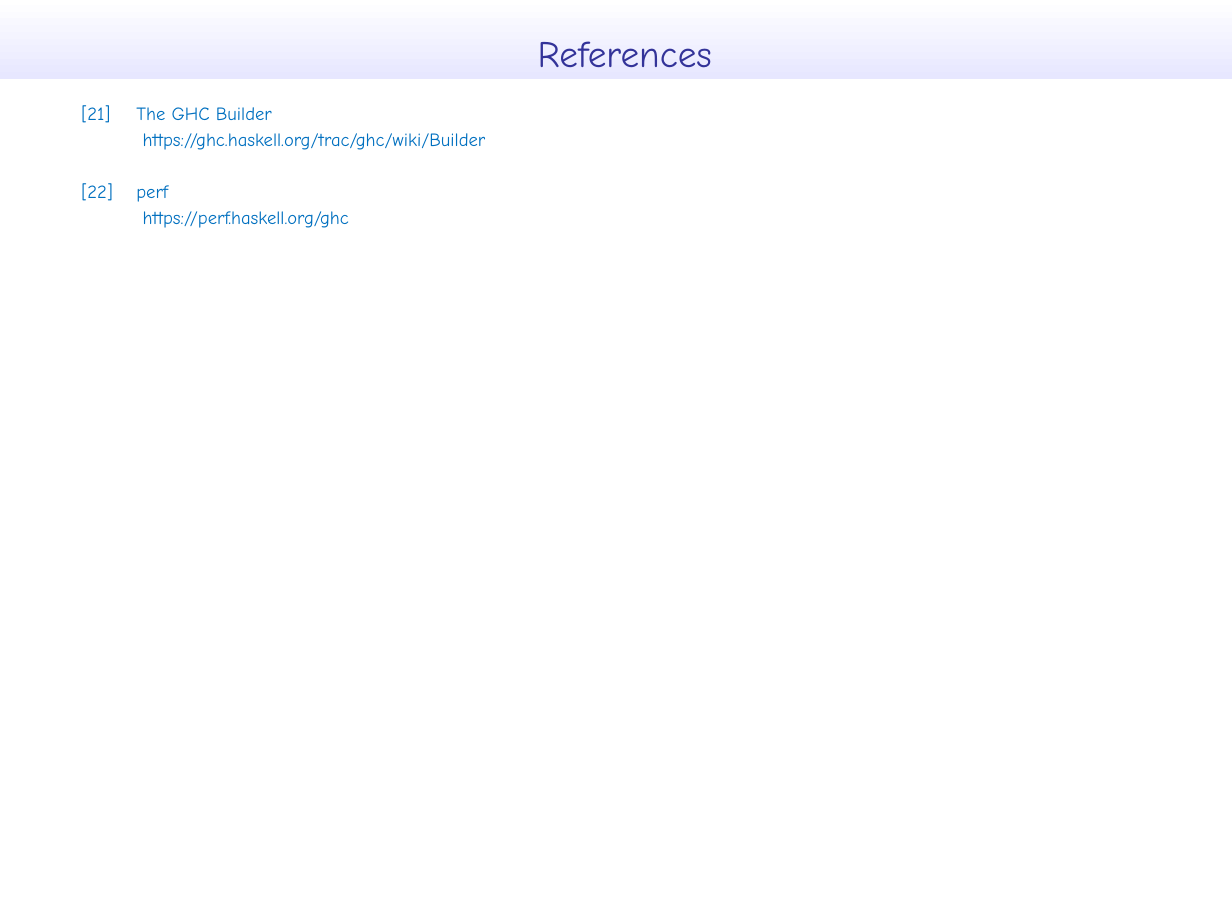
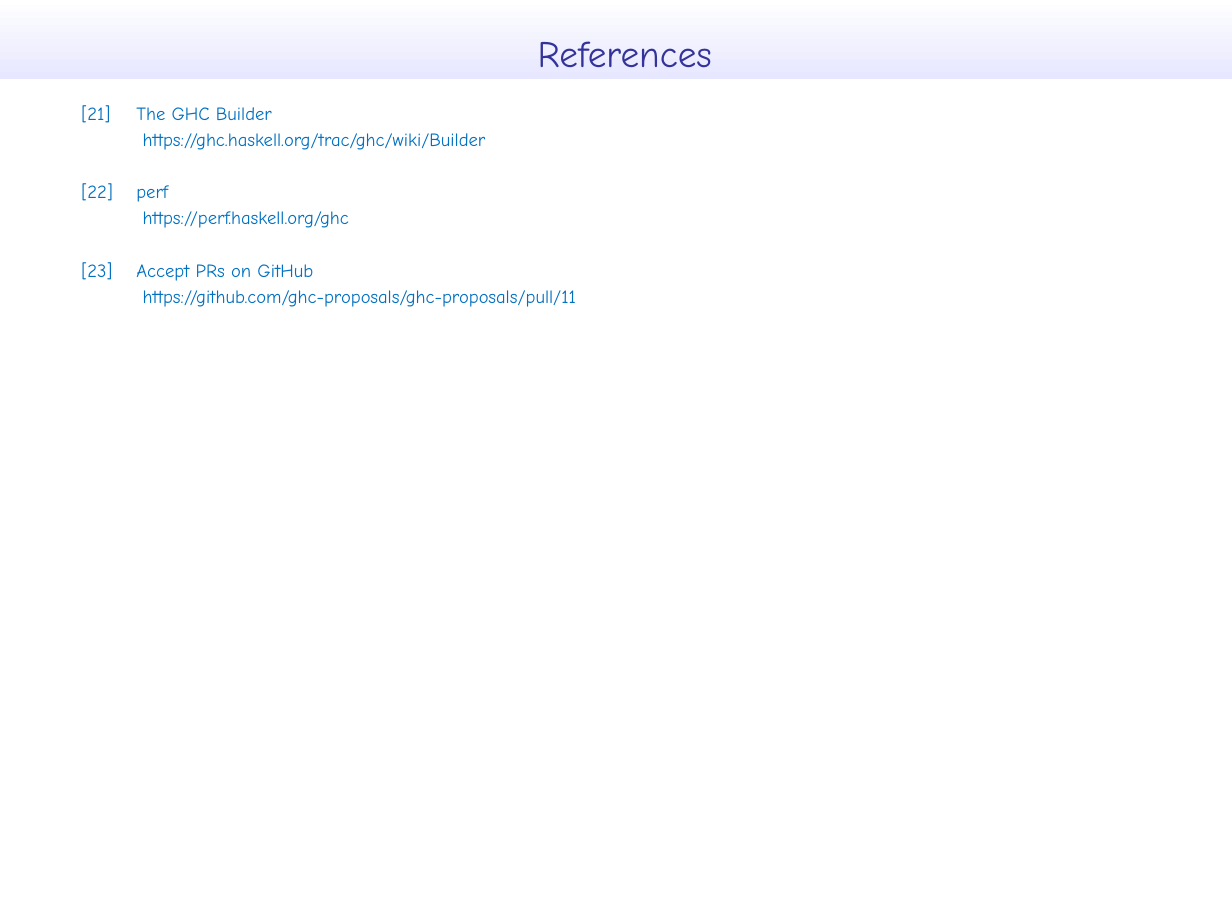
Before and after one commit to takenobu-hs/ghc-development-flow, a slide deck: slide 21 of src/ghc_development_flow.pptx. Drawn at 1232x924 pixels with LibreOffice and Linux fonts; fonts in the diff are those of the drawing. Boxes give left, top, right and bottom in pixels: in the first picture for what was removed or moved away, otherwise in the second. Text is boxed around its words. In the diff, an @@ line names an element or a change of style, - is before the commit and + after.

```diff
--- a/src/ghc_development_flow.pptx
+++ b/src/ghc_development_flow.pptx
@@ text at (81,262,576,307): paragraphs added @@
+[23] Accept PRs on GitHub
+https://github.com/ghc-proposals/ghc-proposals/pull/11
```
Also in this commit, not shown: 10 other slides changed, 2 other files.
